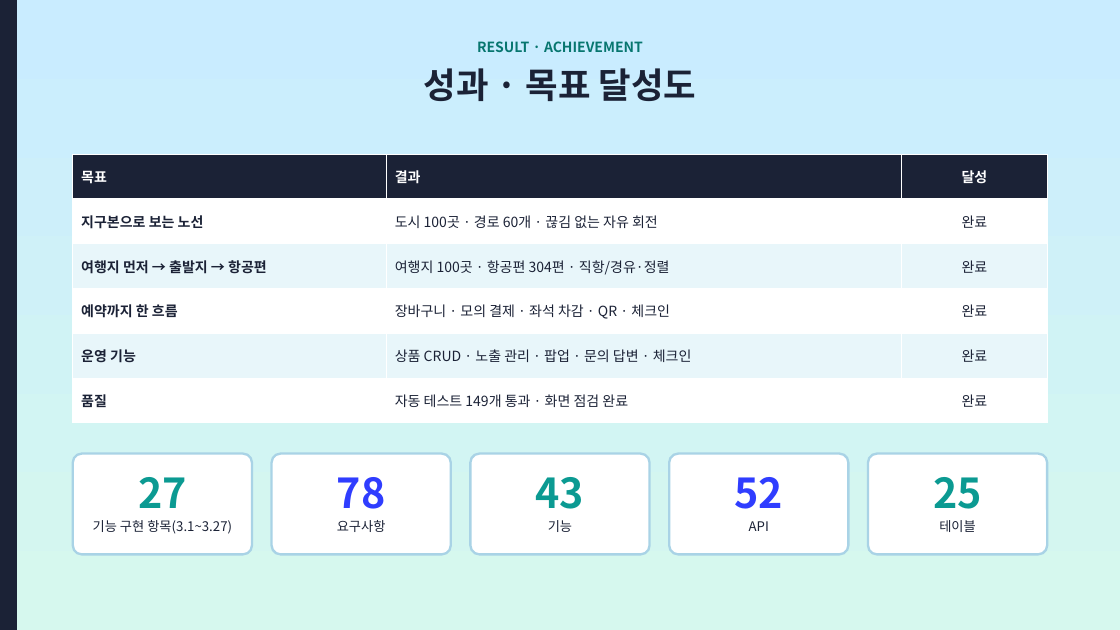
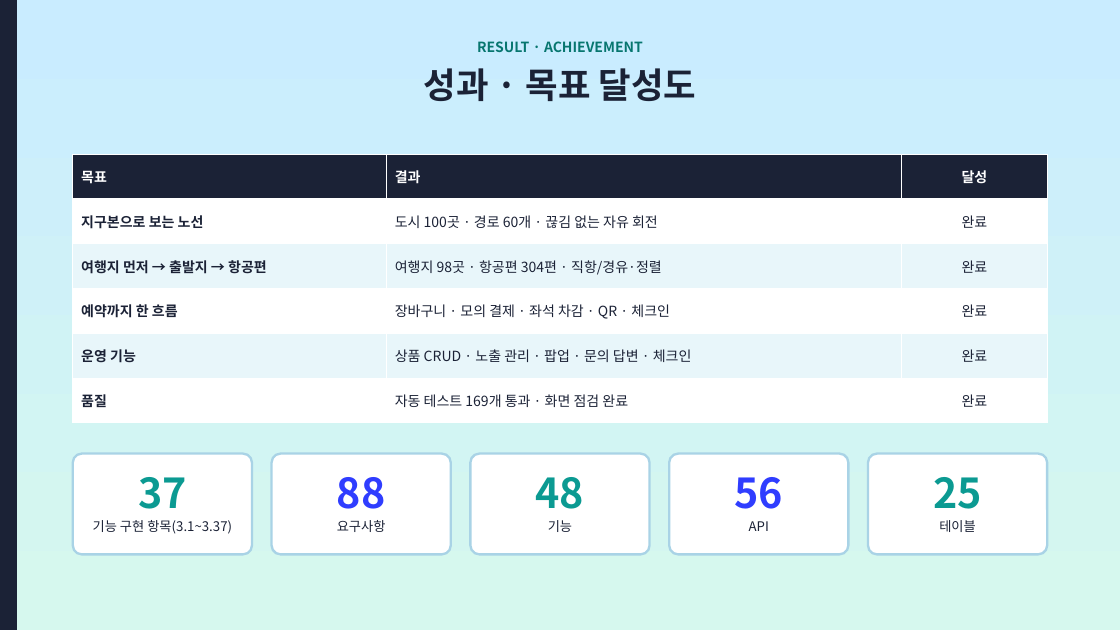
Before and after one commit to ho8566z/nado-gam_word, a slide deck: slide 31 of ppt_output/나도감_발표.pptx. Drawn at 1120x630 pixels with LibreOffice and Linux fonts; fonts in the diff are those of the drawing. Boxes give left, top, right and bottom in pixels: in the first picture for what was removed or moved away, otherwise in the second. Text is boxed around its words. In the diff, an @@ line names an element or a change of style, - is before the commit and + after.

Commit message:
문서(4차 정리): PPT 숫자·표기 교정, 엑셀·설계서 테스트 169개·호텔 354개 반영

```diff
--- a/ppt_output/나도감_발표.pptx
+++ b/ppt_output/나도감_발표.pptx
@@ table at bbox=[73, 154, 1047, 423] @@
-row 3, column 2: 여행지 100곳 · 항공편 304편 · 직항/경유·정렬
+row 3, column 2: 여행지 98곳 · 항공편 304편 · 직항/경유·정렬
-row 6, column 2: 자동 테스트 149개 통과 · 화면 점검 완료
+row 6, column 2: 자동 테스트 169개 통과 · 화면 점검 완료
@@ text at bbox=[138, 477, 187, 509]: text changed @@
-27
+37
@@ text at bbox=[337, 477, 386, 509]: text changed @@
-78
+88
@@ text at bbox=[536, 477, 585, 509]: text changed @@
-43
+48
@@ text at bbox=[734, 477, 783, 509]: text changed @@
-52
+56
@@ text at bbox=[93, 520, 232, 534]: text changed @@
-기능 구현 항목(3.1~3.27)
+기능 구현 항목(3.1~3.37)
```
Also in this commit, not shown: 12 other slides changed, 6 other files.
